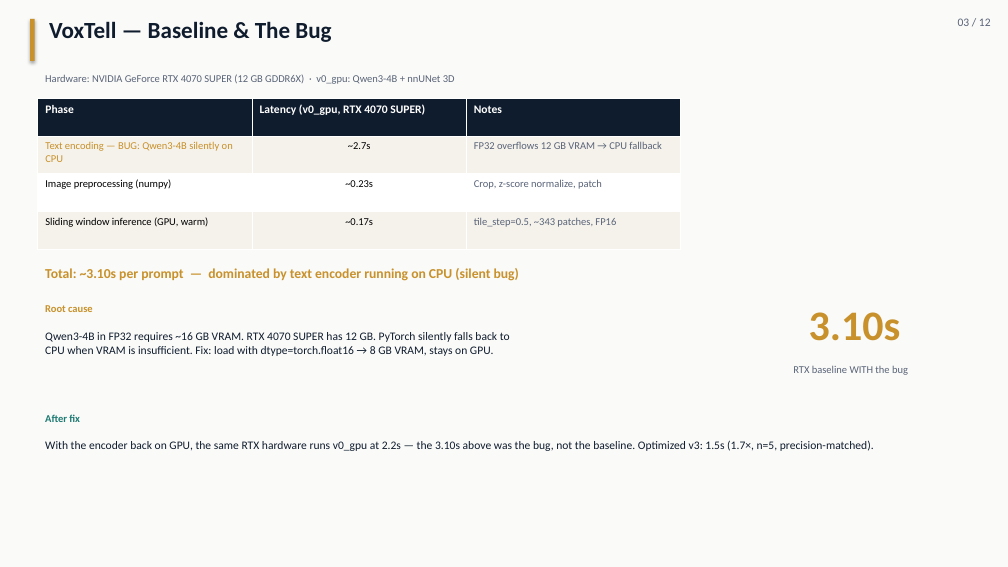
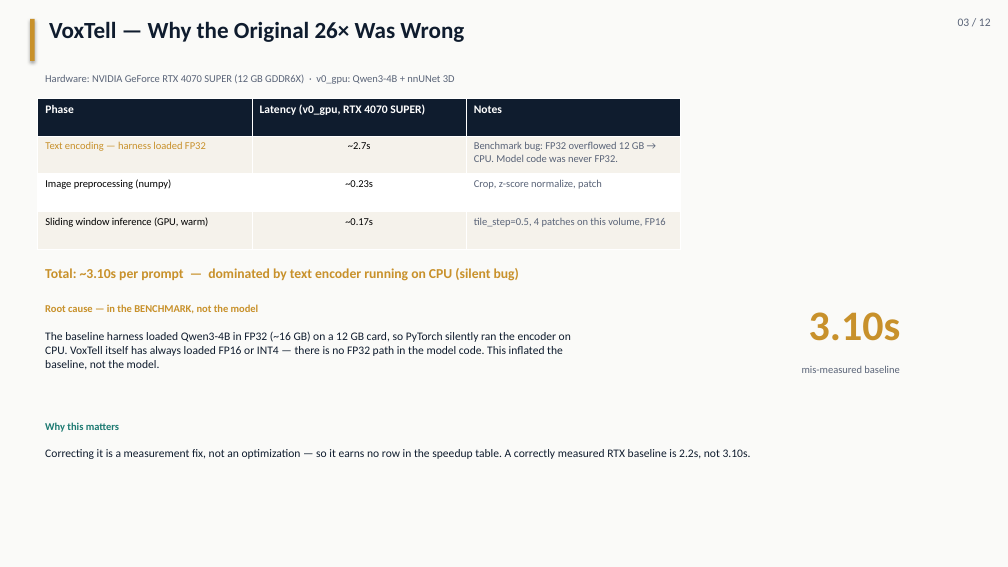
Before and after one commit to pentaexe/VoxTell-main, a slide deck: slide 3 of slides.pptx. Drawn at 1008x567 pixels with LibreOffice and Linux fonts; fonts in the diff are those of the drawing. Boxes give left, top, right and bottom in pixels: in the first picture for what was removed or moved away, otherwise in the second. Text is boxed around its words. In the diff, an @@ line names an element or a change of style, - is before the commit and + after.

```diff
--- a/slides.pptx
+++ b/slides.pptx
@@ text at bbox=[49, 21, 464, 42]: text changed @@
-VoxTell — Baseline & The Bug
+VoxTell — Why the Original 26× Was Wrong
@@ table at bbox=[38, 98, 680, 250] @@
-row 2, column 1: Text encoding — BUG: Qwen3-4B silently on CPU
+row 2, column 1: Text encoding — harness loaded FP32
-row 2, column 3: FP32 overflows 12 GB VRAM → CPU fallback
+row 2, column 3: Benchmark bug: FP32 overflowed 12 GB → CPU. Model code was never FP32.
-row 4, column 3: tile_step=0.5, ~343 patches, FP16
+row 4, column 3: tile_step=0.5, 4 patches on this volume, FP16
@@ text at bbox=[45, 304, 259, 313]: text changed @@
-Root cause
+Root cause — in the BENCHMARK, not the model
@@ text at bbox=[45, 331, 571, 370]: text changed @@
-Qwen3-4B in FP32 requires ~16 GB VRAM. RTX 4070 SUPER has 12 GB. PyTorch silently falls back to CPU when VRAM is insufficient. Fix: load with dtype=torch.float16 → 8 GB VRAM, stays on GPU.
+The baseline harness loaded Qwen3-4B in FP32 (~16 GB) on a 12 GB card, so PyTorch silently ran the encoder on CPU. VoxTell itself has always loaded FP16 or INT4 — there is no FP32 path in the model code. This inflated the baseline, not the model.
@@ text at bbox=[802, 365, 899, 373]: text changed @@
-RTX baseline WITH the bug
+mis-measured baseline
@@ text at bbox=[45, 449, 751, 459]: text changed @@
-With the encoder back on GPU, the same RTX hardware runs v0_gpu at 2.2s — the 3.10s above was the bug, not the baseline. Optimized v3: 1.5s (1.7×, n=5, precision-matched).
+Correcting it is a measurement fix, not an optimization — so it earns no row in the speedup table. A correctly measured RTX baseline is 2.2s, not 3.10s.
@@ text at bbox=[45, 422, 119, 432]: text changed @@
-After fix
+Why this matters
```
Also in this commit, not shown: 2 other slides changed, 1 other file.
